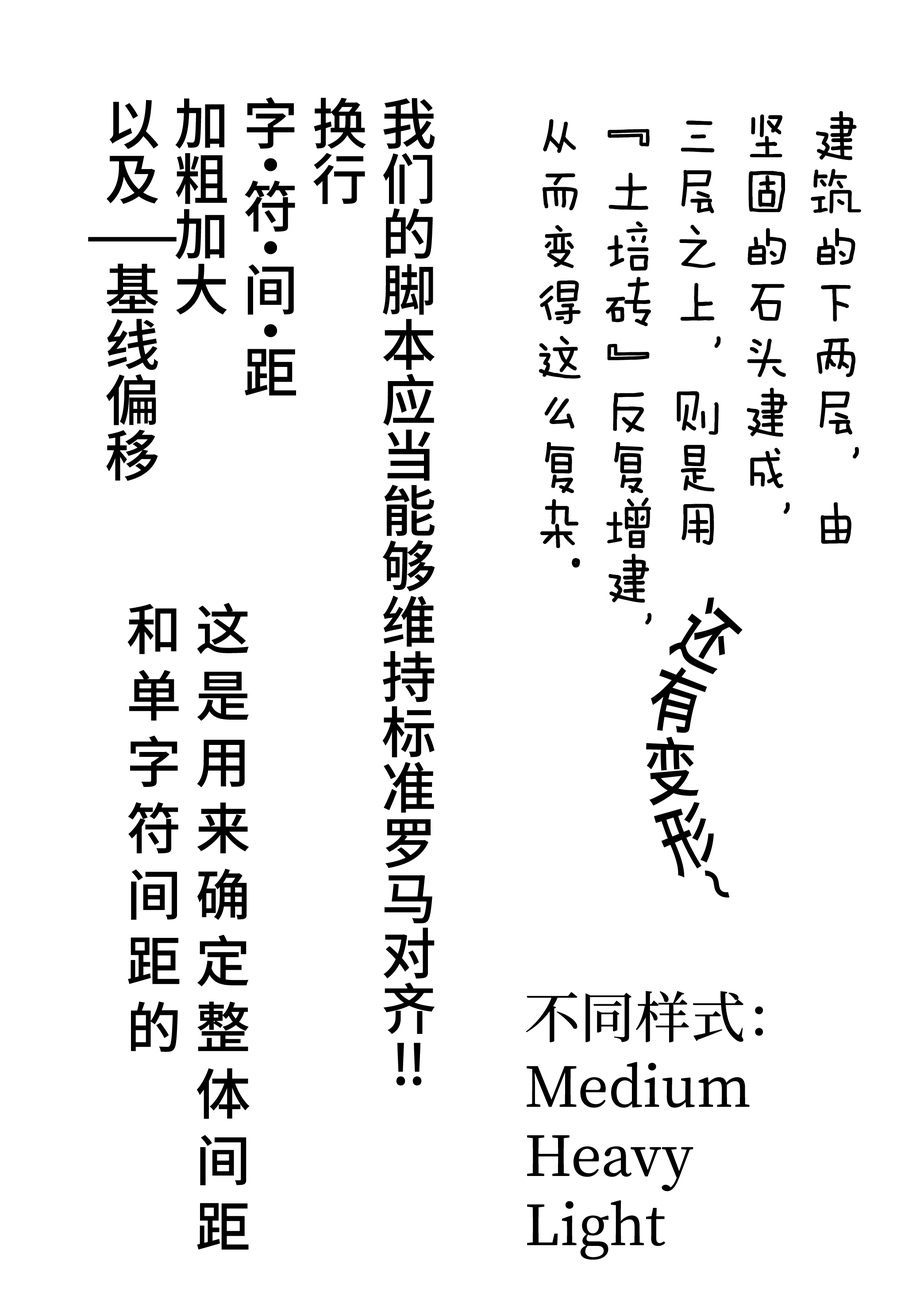
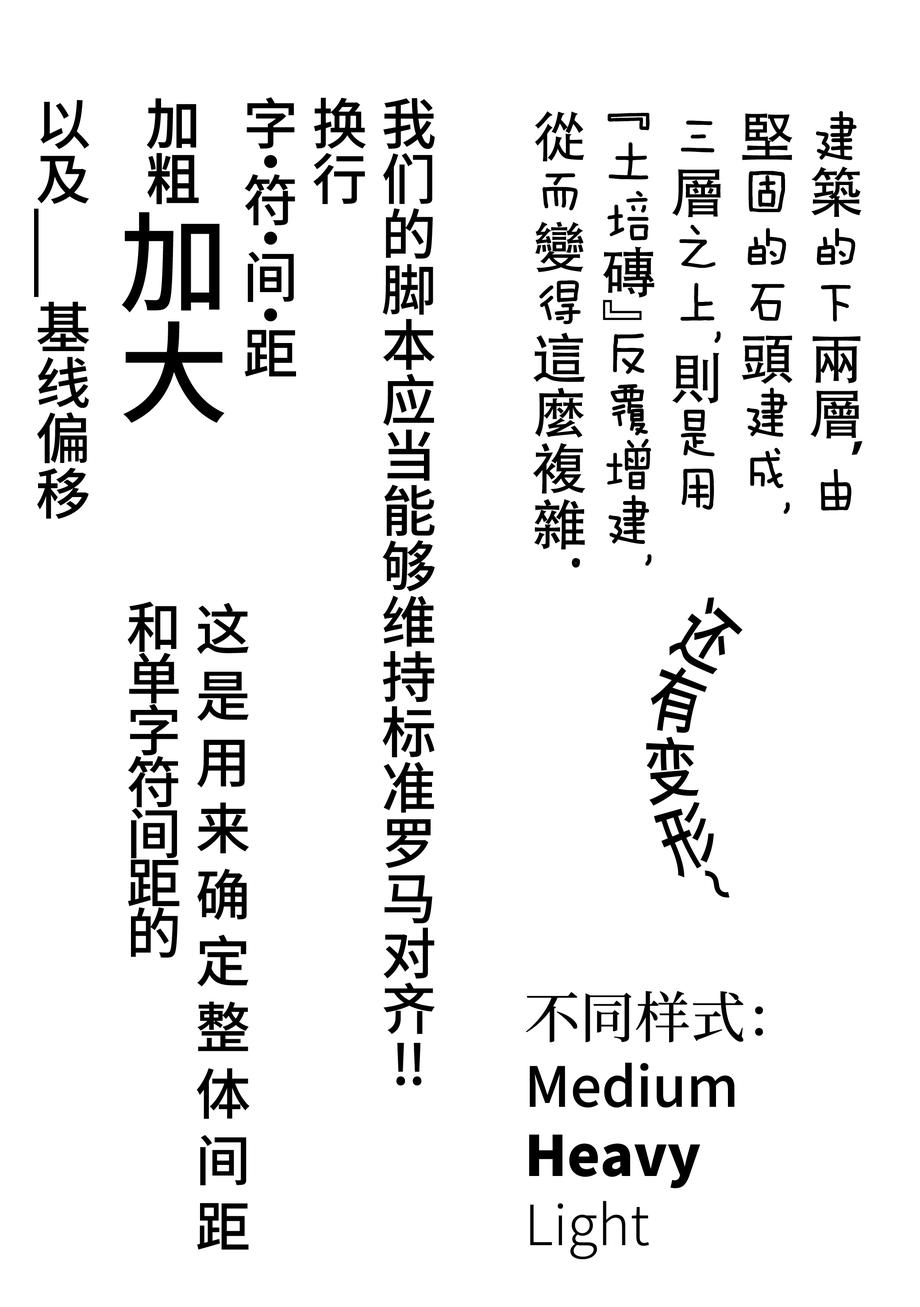
Comparing the layer stacks of the two 920 × 1307 images. Changes:
painted on "这是用来确定整体间距 和单字符间距的" over [127, 601, 180, 1053]
painted on "不同样式： Medium Heavy Light" over [526, 1062, 750, 1261]
painted on "我们的脚本应当能够维持标准罗马对齐!! 换行 字·符·间·距 加粗加大 以及——基线偏移" over [34, 98, 297, 520]
renamed "建筑的下两层，由 坚固的石头建成， 三层之上，则是用 『土培砖』反复增建， 从而变得这么复杂。" to "建築的下兩層，由 堅固的石頭建成， 三層之上，則是用 『土培磚』反覆增建， 從而變得這麼複雜。", painted on it over [533, 111, 863, 625]
